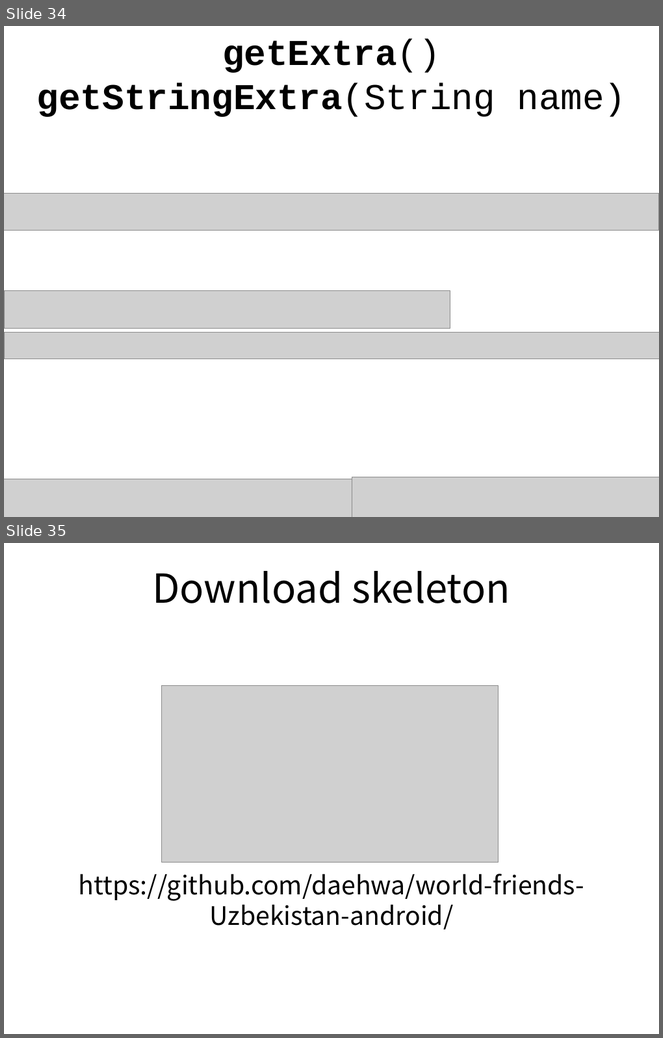
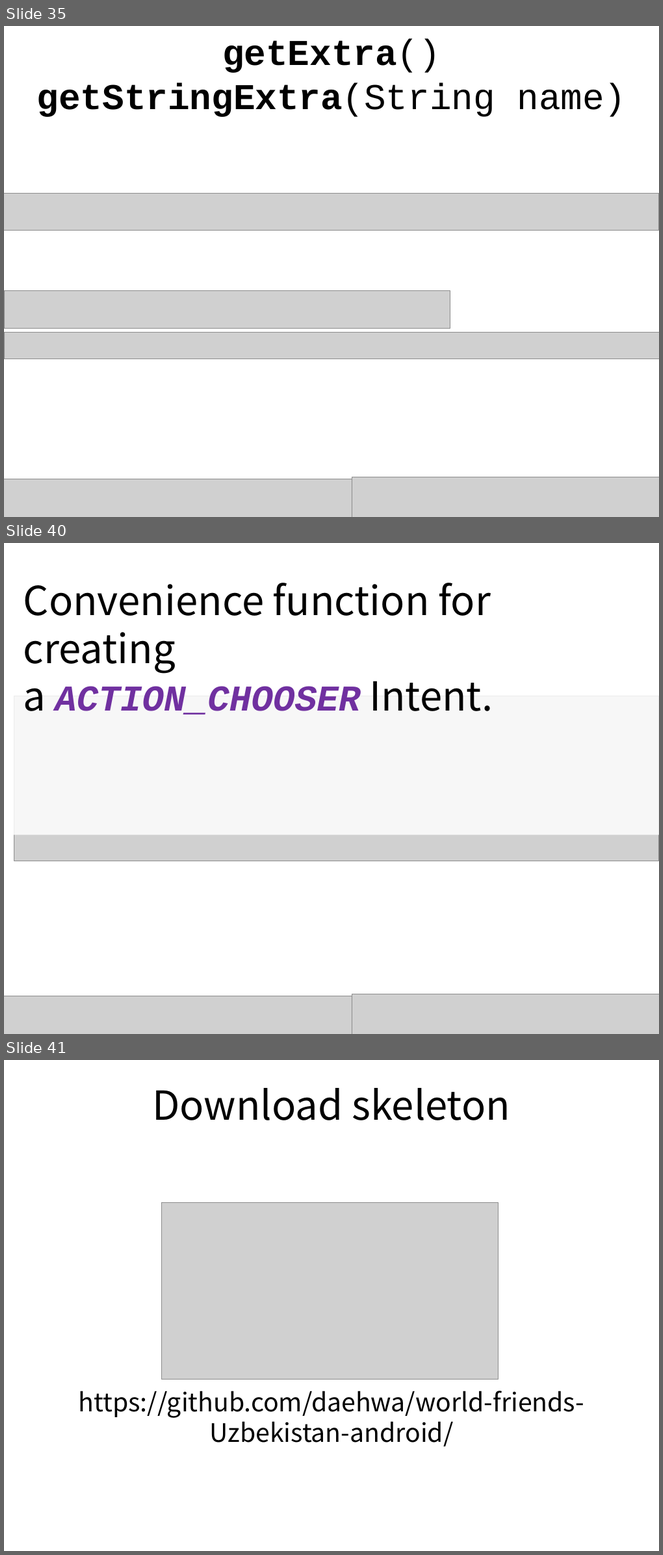
Before and after one commit to daehwa/world-friends-Uzbekistan-android, a slide deck: day6/Facebook Splash.pptx. Shown one above the other, each under a label of ours: slides 34 and 35 before the commit, slides 35, 40 and 41 after it; the slides between them are not shown. The pictures are 663x1038 and 663x1555 pixels, drawn with LibreOffice and Linux fonts; fonts in the diff are those of the drawing; grey boxes stand for pictures. Boxes give left, top, right and bottom in pixels: in the first picture for what was removed or moved away, otherwise in the second. Text is boxed around its words. In the diff, an @@ line names an element or a change of style, - is before the commit and + after.

```diff
--- a/day6/Facebook Splash.pptx
+++ b/day6/Facebook Splash.pptx
@@ slide 40 added at bbox=[4, 543, 659, 1034], background #FFFFFF @@
@@ text added at bbox=[24, 583, 493, 715], 44 pt, text #000000 @@
+Convenience function for creating a ACTION_CHOOSER Intent.
@@ rectangle added at bbox=[4, 696, 659, 835], fill #FFFFFF at 83% opacity @@
@@ picture added at bbox=[14, 696, 659, 861] @@
@@ picture added at bbox=[4, 997, 352, 1034] @@
@@ picture added at bbox=[352, 995, 659, 1034] @@
@@ what was slide 34 is now slide 35 @@
@@ what was slide 35 is now slide 41 @@
```
Also in this commit, not shown: 4 slides changed, 6 other slides added, 1 slide removed, 3 other files.
